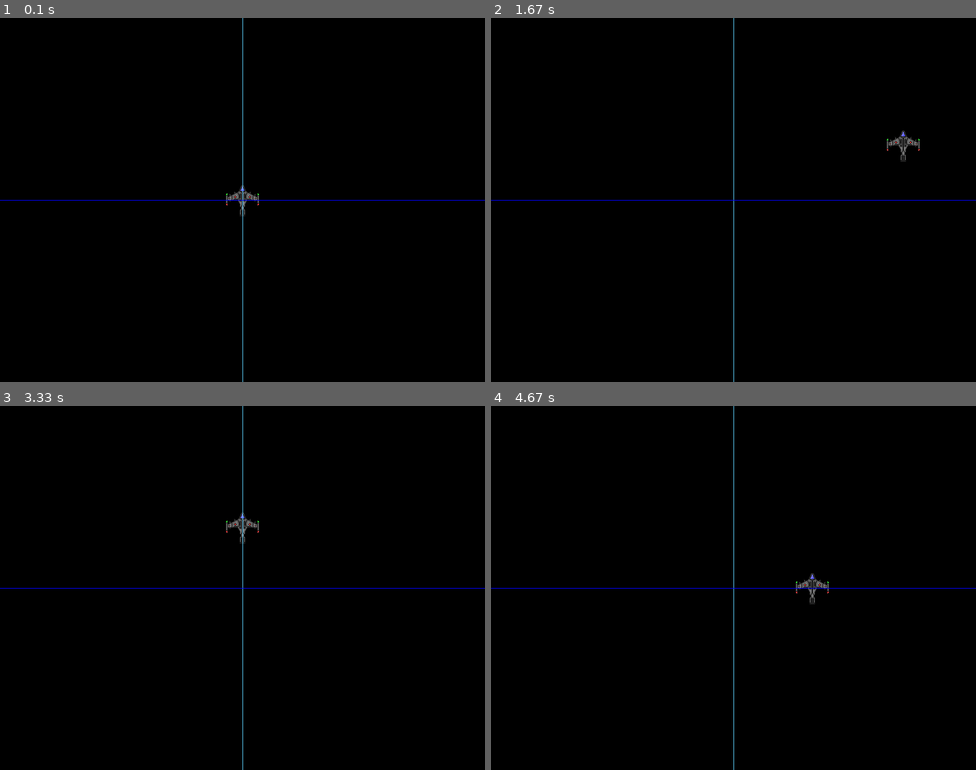
Above: before the commit, frames 1-4 (two rows, left to right).
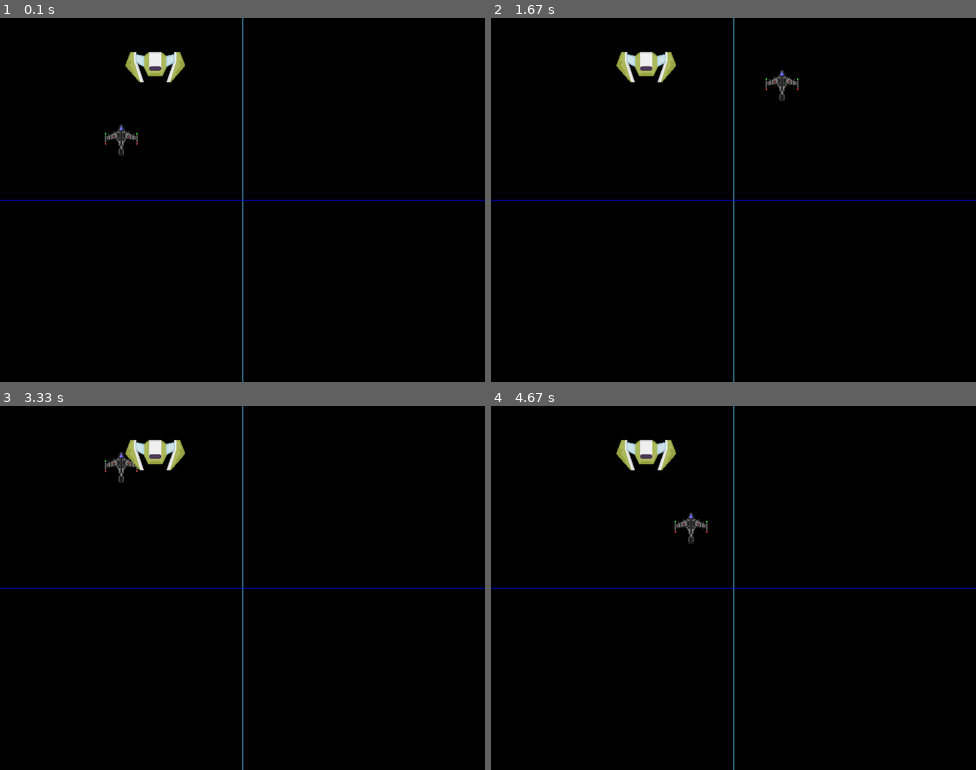
Above: after the commit, the same moments.

Repository: ValorianiO/Pygame-Curso
Game: pygame game, started from Juego2.py
Two runs of this game, one before a commit and one after it. Both use one fixed random seed, a clock stepped at 60 frames per second and the inputs below.
Inputs:
- Up to frame 1 (0.1 s): no input
- Up to frame 2 (1.67 s): hold D 0.33-0.8 s; hold W 0.83-1.13 s; hold D 1.17-1.63 s
- Up to frame 3 (3.33 s): hold A 1.67-2.2 s; hold S 2.23-2.53 s; hold A 2.57-2.97 s; hold W from 3 s (still down)
- Up to frame 4 (4.67 s): release W at 3.37 s; hold D 3.4-4.03 s; hold S 4.07-4.43 s; hold A from 4.47 s (still down)

The runs differ from the first frame. In frame 1, 0.9% of the frame differs, in the area x 21-54%, y 9-55%; in frame 2, 0.9%, in the area x 25-89%, y 9-40%; in frame 3, 0.9%; in frame 4, 0.9%.

Commit message:
creacion de enemigos aleatorios e instanciacion multiple y random

Diff:
--- a/Juego2.py
+++ b/Juego2.py
@@ -1,4 +1,5 @@
 import pygame
+import random
 
 ancho = 800
 alto = 600
@@ -24,7 +25,7 @@
     self.image.set_colorkey(azul2)
 
     self.rect = self.image.get_rect()
-    self.rect.center = (ancho//2, alto//2)
+    self.rect.center = (200,200)
     self.velocidad_x = 0
     self.velocidad_y = 0
 
@@ -58,6 +59,17 @@
     if self.rect.top < 0:
       self.rect.top = 0
 
+class enemigos(pygame.sprite.Sprite):
+  def __init__(self):
+    super().__init__()
+    self.image = pygame.image.load("imagenes/enemigo.png").convert()
+
+    self.rect = self.image.get_rect()
+    self.image.set_colorkey(negro)
+    self.rect.x = random.randrange(ancho - self.rect.width)
+    self.rect.y = random.randrange(alto - self.rect.height)
+
+
 
 pygame.init()
 pantalla = pygame.display.set_mode((ancho, alto))
@@ -67,6 +79,12 @@
 sprites =pygame.sprite.Group()
 jugador = Jugador()
 sprites.add(jugador)
+
+for x in range(random.randrange(5)+ 1):
+  enemigo = enemigos()
+  sprites.add(enemigo)
+
+
 
 ejecutando = True
 
Binary file added: imagenes/enemigo.png
